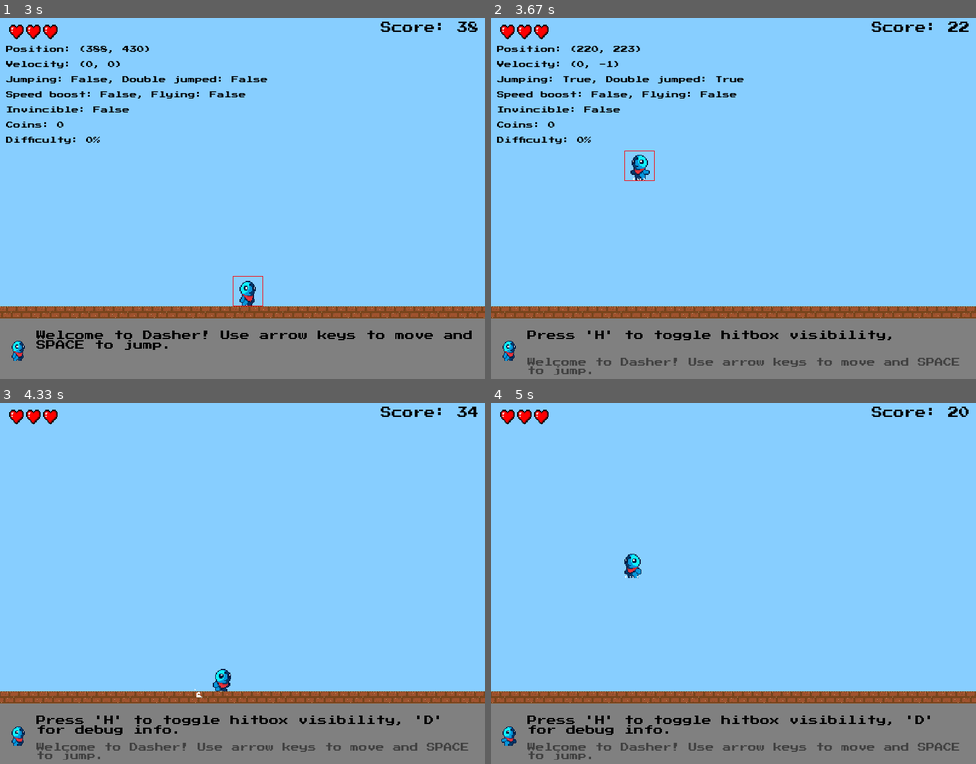
Above: before the commit, frames 1-4 (two rows, left to right).
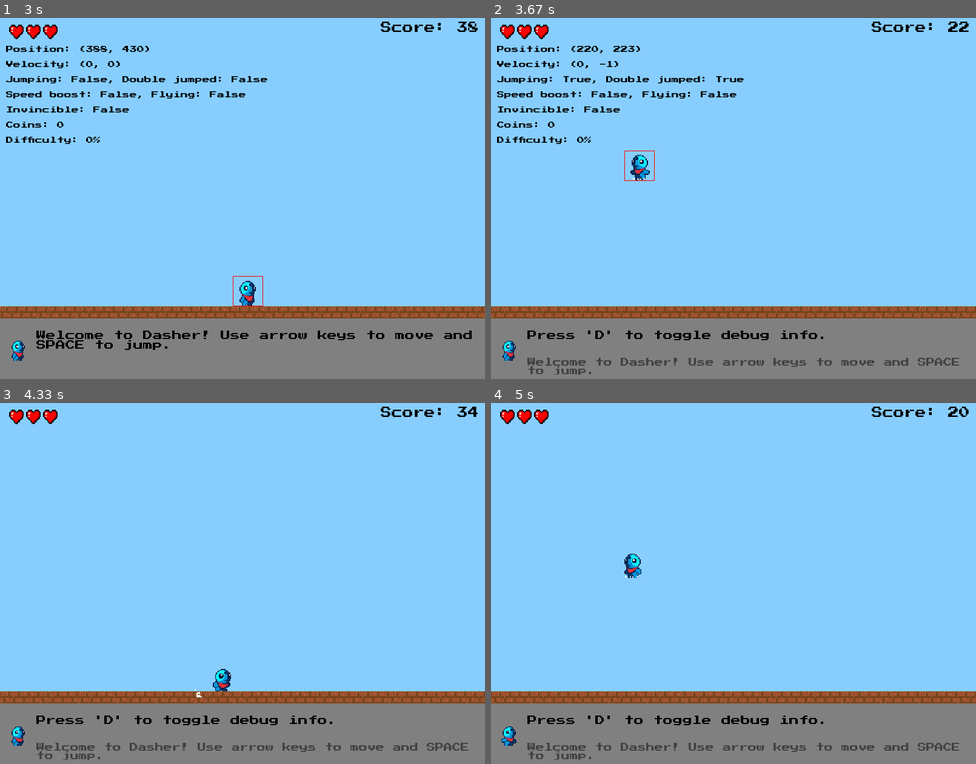
Above: after the commit, the same moments.

Repository: jakezhiming/dasher
Game: pygame game, started from main.py
Same seed, same stepped clock (60 frames per second), same inputs: the game is played once before the commit and once after it.
Inputs:
- Up to frame 1 (3 s): hold Right 0.33-0.8 s; hold Right 0.83-1.3 s; tap Space at 0.9, 1.2, 1.4, 1.7, 1.97, 2.27 s; tap D at 0.98 s; hold Left 1.33-1.87 s; hold Right 1.9-2.3 s
- Up to frame 2 (3.67 s): hold Left 3-3.47 s; tap Space at 3.07, 3.37 s
- Up to frame 3 (4.33 s): hold Right from 4 s (still down); tap Space at 4.07 s; tap D at 4.15 s
- Up to frame 4 (5 s): tap Space at 4.37, 4.57, 4.87 s; release Right at 4.47 s; hold Left from 4.5 s (still down)

Frame 1 is identical in both runs. In frame 2, 0.3% of the frame differs, in the area x 22-83%, y 86-90%; in frame 3, 0.5%, in the area x 7-91%, y 86-92%; in frame 4, 0.5%.

Commit message:
update constants

Diff:
--- a/constants.py
+++ b/constants.py
@@ -1,25 +1,42 @@
-import pygame
+# ===== PATHS =====
+FONT_PATH = "assets/fonts/press-start-2p.ttf"
+HEART_SPRITE_PATH = "assets/images/stats/heart pixel art 32x32.png"
 
-# Font path
-FONT_PATH = "assets/fonts/press-start-2p.ttf"
-
-# Screen dimensions
+# ===== SCREEN DIMENSIONS =====
 WIDTH = 800
 HEIGHT = 600
 STATUS_BAR_HEIGHT = 100
 PLAY_AREA_HEIGHT = HEIGHT - STATUS_BAR_HEIGHT
 
-# Physics constants
+# ===== PLAYER CONSTANTS =====
+# Player dimensions
+PLAYER_WIDTH = 50
+PLAYER_HEIGHT = 50
+PLAYER_INITIAL_X = 100
+PLAYER_INITIAL_Y = PLAY_AREA_HEIGHT - PLAYER_HEIGHT - 20
+
+# Player physics
 GRAVITY = 0.45
 JUMP_VELOCITY = -10
 BASE_MOVE_SPEED = 6
 SPEED_BOOST_MULTIPLIER = 1.25
-INVINCIBILITY_FROM_DAMAGE_DURATION = 2000
-INVINCIBILITY_DURATION = 5000
-IMMOBILIZED_DURATION = 1000
+
+# Player states
+INITIAL_LIVES = 3
+HURT_ANIMATION_DURATION = 500  # ms
+DEATH_ANIMATION_DURATION = 1500  # ms
+
+# Invincibility
+INVINCIBILITY_FROM_DAMAGE_DURATION = 2000  # ms
+INVINCIBILITY_DURATION = 5000  # ms
+IMMOBILIZED_DURATION = 1000  # ms
 MAX_BACKTRACK_DISTANCE = 1000  # How far left the player can go from their furthest right position
 
-# Difficulty scaling constants
+# ===== CAMERA CONSTANTS =====
+CAMERA_RIGHT_BOUNDARY_FACTOR = 0.5  # Player position at 50% of screen width when moving right
+CAMERA_LEFT_BOUNDARY_FACTOR = 0.3   # Player position at 30% of screen width when moving left
+
+# ===== DIFFICULTY SCALING =====
 DIFFICULTY_START_DISTANCE = 1000  # Distance at which difficulty starts increasing
 DIFFICULTY_MAX_DISTANCE = 20000   # Distance at which difficulty reaches maximum
 BASE_OBSTACLE_HEIGHT = 50         # Base height of obstacles
@@ -31,7 +48,34 @@
 MAX_PIT_WIDTH = 500               # Maximum pit width at highest difficulty
 BASE_POWERUP_CHANCE = 0.05        # Base chance of power-ups at lowest difficulty
 
-# Colors
+# ===== LEVEL GENERATION =====
+SEGMENT_LENGTH_MULTIPLIER = 3     # Generate segments 3x the screen width
+GRID_CELL_SIZE = 100              # Size of collision grid cells
+OBSTACLE_BUFFER = 10              # Buffer around obstacles for collision detection
+MIN_PLATFORM_WIDTH = 50           # Minimum width for platforms
+MAX_PLATFORM_WIDTH = 150          # Maximum width for platforms
+PLATFORM_EDGE_BUFFER = 60         # Buffer from edge of pit (per side)
+
+# ===== GAME OBJECT DIMENSIONS =====
+FLOOR_HEIGHT = 20
+COIN_SIZE = 20
+POWERUP_SIZE = 20
+DEFAULT_OBSTACLE_SIZE = 30
+
+# ===== UI CONSTANTS =====
+HEART_SPRITE_SIZE = 32
+MESSAGE_CHAR_DELAY = 5            # ms between characters in scrolling text
+DEFAULT_MESSAGE_DELAY = 5000      # ms between default messages
+WELCOME_MESSAGE = "Welcome to Dasher! Use arrow keys to move and SPACE to jump."
+CONTROLS_MESSAGE = "Press 'D' to toggle debug info."
+CONTROLS_MESSAGE_DELAY = 3000     # ms delay before showing controls message
+
+# ===== ANIMATION CONSTANTS =====
+PLAYER_ANIMATION_SPEED = 0.2      # Frames per second
+DEATH_ANIMATION_FRAME_DELAY = 150 # ms between death animation frames
+SPEED_BOOST_ANIMATION_FACTOR = 0.6 # Speed boost makes animation 40% faster
+
+# ===== COLORS =====
 BLACK = (0, 0, 0)
 WHITE = (255, 255, 255)
 DARK_GREY = (64, 64, 64)
@@ -46,8 +90,10 @@
 PURPLE = (147, 112, 219)   # Medium purple for invincibility flashing
 LIGHT_BLUE = (135, 206, 255) # Light blue for background
 BROWN = (139, 69, 19)      # Brown for floor and platforms
+WHITE_OVERLAY = (255, 255, 255, 128)  # Semi-transparent white for flashing effects
 
-# Game states
+# ===== GAME STATES =====
 GAME_RUNNING = 0
 GAME_LOST_MESSAGE = 1
 GAME_OVER = 2
+GAME_OVER_DISPLAY_DURATION = 3000  # ms to display game over screen
--- a/game_objects.py
+++ b/game_objects.py
@@ -1,7 +1,8 @@
 import pygame
 from constants import (
     BROWN, GREEN, YELLOW, BLUE, CYAN, MAGENTA, RED,
-    PLAY_AREA_HEIGHT, WIDTH
+    PLAY_AREA_HEIGHT, WIDTH, FLOOR_HEIGHT, COIN_SIZE,
+    POWERUP_SIZE, DEFAULT_OBSTACLE_SIZE
 )
 import math
 import random
@@ -31,8 +32,8 @@
             coin_path = "assets/images/powerups/coin.png"
             coin_sprite = pygame.image.load(coin_path).convert_alpha()
             # Resize to match the game's dimensions if needed
-            if coin_sprite.get_width() != 20 or coin_sprite.get_height() != 20:
-                coin_sprite = pygame.transform.scale(coin_sprite, (20, 20))
+            if coin_sprite.get_width() != COIN_SIZE or coin_sprite.get_height() != COIN_SIZE:
+                coin_sprite = pygame.transform.scale(coin_sprite, (COIN_SIZE, COIN_SIZE))
             print("Successfully loaded coin sprite")
         except Exception as e:
             print(f"Error loading coin sprite: {e}")
@@ -45,8 +46,8 @@
                 path = f"assets/images/powerups/powerup_{p_type}.png"
                 powerup_sprites[p_type] = pygame.image.load(path).convert_alpha()
                 # Resize to match the game's dimensions if needed
-                if powerup_sprites[p_type].get_width() != 20 or powerup_sprites[p_type].get_height() != 20:
-                    powerup_sprites[p_type] = pygame.transform.scale(powerup_sprites[p_type], (20, 20))
+                if powerup_sprites[p_type].get_width() != POWERUP_SIZE or powerup_sprites[p_type].get_height() != POWERUP_SIZE:
+                    powerup_sprites[p_type] = pygame.transform.scale(powerup_sprites[p_type], (POWERUP_SIZE, POWERUP_SIZE))
             print("Successfully loaded power-up sprites")
         except Exception as e:
             print(f"Error loading power-up sprites: {e}")
@@ -64,13 +65,13 @@
                 except Exception as e:
                     print(f"Error loading obstacle sprite {o_type}: {e}")
                     # Create a fallback colored square if sprite loading fails
-                    fallback = pygame.Surface((30, 30))
+                    fallback = pygame.Surface((DEFAULT_OBSTACLE_SIZE, DEFAULT_OBSTACLE_SIZE))
                     fallback.fill(GREEN)
                     obstacle_sprites.append(fallback)
 
             # If no obstacle sprites were loaded successfully, create a default one
             if not obstacle_sprites:
-                default = pygame.Surface((30, 30))
+                default = pygame.Surface((DEFAULT_OBSTACLE_SIZE, DEFAULT_OBSTACLE_SIZE))
                 default.fill(GREEN)
                 obstacle_sprites.append(default)
 
@@ -88,7 +89,7 @@
     def __init__(self, x, width):
         self.x = x
         self.width = width
-        self.height = 20
+        self.height = FLOOR_HEIGHT
         self.y = PLAY_AREA_HEIGHT - self.height
 
     def draw(self, screen, camera_x):
@@ -156,7 +157,7 @@
                 screen.blit(partial_texture, (tile_x, self.y))
 
 class Obstacle:
-    def __init__(self, x, y, width=30, height=30):
+    def __init__(self, x, y, width=DEFAULT_OBSTACLE_SIZE, height=DEFAULT_OBSTACLE_SIZE):
         self.x = x
         self.y = y
         self.width = width
@@ -268,8 +269,8 @@
     def __init__(self, x, y):
         self.x = x
         self.y = y
-        self.width = 20
-        self.height = 20
+        self.width = COIN_SIZE
+        self.height = COIN_SIZE
         # Animation variables
         self.animation_frame = 0
         self.animation_speed = 0.05
@@ -313,12 +314,11 @@
     def __init__(self, x, y, type):
         self.x = x
         self.y = y
+        self.width = POWERUP_SIZE
+        self.height = POWERUP_SIZE
         self.radius = 10
         self.type = type
         # Keep width and height properties for existing collision detection
-        self.width = self.radius * 2
-        self.height = self.radius * 2
-        # Update center coordinates
         self.update_center()
         # Animation variables
         self.animation_frame = 0
--- a/input_handler.py
+++ b/input_handler.py
@@ -1,5 +1,9 @@
 import pygame
-from constants import BASE_MOVE_SPEED, SPEED_BOOST_MULTIPLIER, JUMP_VELOCITY
+from constants import (
+    BASE_MOVE_SPEED, SPEED_BOOST_MULTIPLIER, JUMP_VELOCITY,
+    WIDTH, MAX_BACKTRACK_DISTANCE, CAMERA_RIGHT_BOUNDARY_FACTOR,
+    CAMERA_LEFT_BOUNDARY_FACTOR
+)
 
 # Global variables for input state
 space_key_pressed = False
@@ -56,16 +60,15 @@
 
 def update_scroll(player, camera_x):
     """Update the camera position based on player movement."""
-    from constants import WIDTH, MAX_BACKTRACK_DISTANCE
 
     # Calculate dynamic left boundary based on furthest right position
     dynamic_left_boundary = max(0, player.furthest_right_position - MAX_BACKTRACK_DISTANCE)
 
     # Follow player when moving right
-    if player.x > camera_x + WIDTH * 0.5:
-        camera_x = player.x - WIDTH * 0.5
+    if player.x > camera_x + WIDTH * CAMERA_RIGHT_BOUNDARY_FACTOR:
+        camera_x = player.x - WIDTH * CAMERA_RIGHT_BOUNDARY_FACTOR
     # Follow player when moving left
-    elif player.x < camera_x + WIDTH * 0.3:
-        camera_x = max(dynamic_left_boundary, player.x - WIDTH * 0.3)
+    elif player.x < camera_x + WIDTH * CAMERA_LEFT_BOUNDARY_FACTOR:
+        camera_x = max(dynamic_left_boundary, player.x - WIDTH * CAMERA_LEFT_BOUNDARY_FACTOR)
 
     return camera_x
--- a/level_generator.py
+++ b/level_generator.py
@@ -3,7 +3,9 @@
 from constants import (
     PLAY_AREA_HEIGHT, DIFFICULTY_START_DISTANCE, DIFFICULTY_MAX_DISTANCE,
     BASE_OBSTACLE_HEIGHT, BASE_OBSTACLE_WIDTH, MAX_OBSTACLE_CHANCE, MAX_PIT_CHANCE,
-    MIN_PIT_WIDTH, MAX_PIT_WIDTH, BASE_PIT_CHANCE, BASE_POWERUP_CHANCE
+    MIN_PIT_WIDTH, MAX_PIT_WIDTH, BASE_PIT_CHANCE, BASE_POWERUP_CHANCE,
+    SEGMENT_LENGTH_MULTIPLIER, GRID_CELL_SIZE, OBSTACLE_BUFFER,
+    MIN_PLATFORM_WIDTH, MAX_PLATFORM_WIDTH, PLATFORM_EDGE_BUFFER
 )
 from game_objects import Floor, Platform, Obstacle, Coin, PowerUp
 
@@ -17,7 +19,7 @@
     difficulty_factor = min(1.0, progress / (DIFFICULTY_MAX_DISTANCE - DIFFICULTY_START_DISTANCE))
 
     # Generate a larger segment at once (3x the previous size)
-    segment_length = width * 3
+    segment_length = width * SEGMENT_LENGTH_MULTIPLIER
     segment_end_x = new_x + segment_length
 
     # Pre-calculate the visible right edge
@@ -27,16 +29,15 @@
     generated_obstacles = []
 
     # Create a spatial grid for faster collision detection
-    grid_size = 100  # Size of each grid cell
     collision_grid = {}
 
     def add_to_collision_grid(obj, x, y, w, h):
         """Add an object to the collision grid for faster lookups"""
         # Calculate grid cells this object occupies
-        start_cell_x = int(x // grid_size)
-        end_cell_x = int((x + w) // grid_size)
-        start_cell_y = int(y // grid_size)
-        end_cell_y = int((y + h) // grid_size)
+        start_cell_x = int(x // GRID_CELL_SIZE)
+        end_cell_x = int((x + w) // GRID_CELL_SIZE)
+        start_cell_y = int(y // GRID_CELL_SIZE)
+        end_cell_y = int((y + h) // GRID_CELL_SIZE)
 
         # Add object to all cells it occupies
         for cell_x in range(start_cell_x, end_cell_x + 1):
@@ -51,10 +52,10 @@
         test_rect = pygame.Rect(x, y, width, height)
 
         # Calculate grid cells to check
-        start_cell_x = int(x // grid_size)
-        end_cell_x = int((x + width) // grid_size)
-        start_cell_y = int(y // grid_size)
-        end_cell_y = int((y + height) // grid_size)
+        start_cell_x = int(x // GRID_CELL_SIZE)
+        end_cell_x = int((x + width) // GRID_CELL_SIZE)
+        start_cell_y = int(y // GRID_CELL_SIZE)
+        end_cell_y = int((y + height) // GRID_CELL_SIZE)
 
         # Check for collisions in relevant grid cells only
         for cell_x in range(start_cell_x, end_cell_x + 1):
@@ -62,8 +63,8 @@
                 cell_key = (cell_x, cell_y)
                 if cell_key in collision_grid:
                     for _, obs_rect in collision_grid[cell_key]:
-                        # Add a small buffer around obstacles (10 pixels)
-                        buffer = 10
+                        # Add a small buffer around obstacles
+                        buffer = OBSTACLE_BUFFER
                         expanded_obs_rect = pygame.Rect(
                             obs_rect.x - buffer,
                             obs_rect.y - buffer,
@@ -90,15 +91,15 @@
 
             # Always add a platform above the pit for the player to use
             # Ensure the platform width is appropriate for the pit width
-            max_platform_width = min(150, pit_width - 120)  # Ensure there's at least 120px of space (60px on each side)
-            min_platform_width = min(50, max_platform_width)  # Ensure min_platform_width is not greater than max_platform_width
+            max_platform_width = min(MAX_PLATFORM_WIDTH, pit_width - 2*PLATFORM_EDGE_BUFFER)  # Ensure there's at least buffer space on each side
+            min_platform_width = min(MIN_PLATFORM_WIDTH, max_platform_width)  # Ensure min_platform_width is not greater than max_platform_width
 
             if max_platform_width >= min_platform_width:
                 platform_width = random.randint(min_platform_width, max_platform_width)
 
                 # Calculate valid range for platform placement
-                min_x_position = current_x - pit_width + 50  # 50px from left edge of pit
-                max_x_position = current_x - platform_width - 50  # 50px from right edge of pit
+                min_x_position = current_x - pit_width + PLATFORM_EDGE_BUFFER  # Buffer from left edge of pit
+                max_x_position = current_x - platform_width - PLATFORM_EDGE_BUFFER  # Buffer from right edge of pit
 
                 # Ensure we have a valid range
                 if max_x_position > min_x_position:
@@ -114,7 +115,7 @@
             else:
                 # If pit is too narrow for a platform, place a wider platform that extends beyond the pit
                 platform_width = 150
-                platform_x = current_x - pit_width - 50  # Place it starting before the pit
+                platform_x = current_x - pit_width - PLATFORM_EDGE_BUFFER  # Place it starting before the pit
                 platform_y = random.randint(100, PLAY_AREA_HEIGHT - 150)
                 new_platform = Platform(platform_x, platform_y, platform_width + 100)
                 platforms.append(new_platform)
--- a/main.py
+++ b/main.py
@@ -4,8 +4,9 @@
 # Import from our modules
 from constants import (
     WIDTH, HEIGHT, PLAY_AREA_HEIGHT, STATUS_BAR_HEIGHT,
-    GAME_RUNNING, GAME_LOST_MESSAGE, GAME_OVER,
-    BLUE, BLACK, RED
+    GAME_RUNNING, GAME_LOST_MESSAGE, GAME_OVER, GAME_OVER_DISPLAY_DURATION,
+    BLUE, BLACK, RED, SEGMENT_LENGTH_MULTIPLIER, WELCOME_MESSAGE,
+    CONTROLS_MESSAGE, CONTROLS_MESSAGE_DELAY, PLAYER_INITIAL_X, PLAYER_INITIAL_Y
 )
 from utils import render_retro_text, draw_background
 from player import Player
@@ -30,9 +31,9 @@
 # Initialize game
 player = Player()
 camera_x = 0
-rightmost_floor_end = 800
+rightmost_floor_end = WIDTH
 # Create initial floor that's wide enough for the starting area
-floors = [Floor(0, 800)]
+floors = [Floor(0, WIDTH)]
 platforms = []
 obstacles = []
 coins = []
@@ -43,9 +44,9 @@
 player_has_moved = False
 
 # Set initial messages
-message_manager.set_message("Welcome to Dasher! Use arrow keys to move and SPACE to jump.")
+message_manager.set_message(WELCOME_MESSAGE)
 # Add a message about the hitbox toggle after a delay
-pygame.time.set_timer(pygame.USEREVENT, 3000)  # 3 second delay
+pygame.time.set_timer(pygame.USEREVENT, CONTROLS_MESSAGE_DELAY)
 show_controls_message = True
 
 # Main loop
@@ -63,7 +64,7 @@
         if event.type == pygame.QUIT:
             running = False
         elif event.type == pygame.USEREVENT and show_controls_message:
-            message_manager.set_message("Press 'H' to toggle hitbox visibility, 'D' for debug info.")
+            message_manager.set_message(CONTROLS_MESSAGE)
             show_controls_message = False
 
     if game_state == GAME_RUNNING:
@@ -121,7 +122,7 @@
 
     elif game_state == GAME_LOST_MESSAGE:
         # Show game over message for a few seconds
-        if pygame.time.get_ticks() - game_over_timer > 3000:  # 3 seconds
+        if pygame.time.get_ticks() - game_over_timer > GAME_OVER_DISPLAY_DURATION:
             game_state = GAME_OVER
 
         # Continue drawing the game state
@@ -152,8 +153,8 @@
         # Reset the game
         player = Player()
         camera_x = 0
-        rightmost_floor_end = 800
-        floors = [Floor(0, 800)]
+        rightmost_floor_end = WIDTH
+        floors = [Floor(0, WIDTH)]
         platforms = []
         obstacles = []
         coins = []
--- a/player.py
+++ b/player.py
@@ -1,7 +1,9 @@
 import pygame
 from constants import (
     PLAY_AREA_HEIGHT, GRAVITY, INVINCIBILITY_DURATION, INVINCIBILITY_FROM_DAMAGE_DURATION, IMMOBILIZED_DURATION,
-    RED, DARK_RED, PURPLE, BLACK
+    RED, DARK_RED, PURPLE, BLACK, PLAYER_WIDTH, PLAYER_HEIGHT, PLAYER_INITIAL_X, PLAYER_INITIAL_Y,
+    PLAYER_ANIMATION_SPEED, HURT_ANIMATION_DURATION, DEATH_ANIMATION_DURATION, DEATH_ANIMATION_FRAME_DELAY,
+    SPEED_BOOST_ANIMATION_FACTOR, INITIAL_LIVES
 )
 from utils import collide
 from sprite_loader import get_frame, load_player_sprites, player_frames
@@ -9,10 +11,10 @@
 
 class Player:
     def __init__(self):
-        self.width = 50
-        self.height = 50
-        self.x = 100
-        self.y = PLAY_AREA_HEIGHT - self.height - 20
+        self.width = PLAYER_WIDTH
+        self.height = PLAYER_HEIGHT
+        self.x = PLAYER_INITIAL_X
+        self.y = PLAYER_INITIAL_Y
         self.vx = 0
         self.vy = 0
         self.jumping = False
@@ -23,7 +25,7 @@
         self.invincible_flash = False  # New variable to track flashing state
         self.invincible_flash_timer = 0  # Timer for flashing effect
         self.invincible_from_damage = False  # Track if invincibility is from damage
-        self.lives = 3
+        self.lives = INITIAL_LIVES
         self.score = 0
         self.coin_score = 0  # Separate score for coins
         self.speed_boost = False
@@ -40,7 +42,7 @@
 
         # Animation properties
         self.animation_frame = 0
-        self.animation_speed = 0.2  # Frames per second
+        self.animation_speed = PLAYER_ANIMATION_SPEED
         self.animation_timer = 0
         self.dust_animation_frame = 0
         self.dust_animation_timer = 0
@@ -50,14 +52,14 @@
         self.show_double_jump_dust = False
         self.hurt_animation_active = False
         self.hurt_animation_timer = 0
-        self.hurt_animation_duration = 500  # Show hurt animation for 500ms
+        self.hurt_animation_duration = HURT_ANIMATION_DURATION
 
         # Death animation properties
         self.dying = False
         self.death_animation_frame = 0
         self.death_animation_timer = 0
         self.death_animation_complete = False
-        self.death_animation_duration = 1500  # Total duration of death animation in ms
+        self.death_animation_duration = DEATH_ANIMATION_DURATION
 
         # Sprite dimensions (will be updated when sprites are loaded)
         self.sprite_width = self.width
@@ -76,7 +78,7 @@
 
         # Handle death animation separately with slower speed
         if self.dying:
-            if current_time - self.death_animation_timer > 150:  # Slower animation for death
+            if current_time - self.death_animation_timer > DEATH_ANIMATION_FRAME_DELAY:
                 self.death_animation_frame += 1
                 self.death_animation_timer = current_time
 
@@ -90,7 +92,7 @@
             animation_speed = self.animation_speed
             if self.speed_boost and 'run' in animation_key:
                 # Make running animation faster when speed boost is active
-                animation_speed *= 0.6  # 40% faster animation
+                animation_speed *= SPEED_BOOST_ANIMATION_FACTOR
 
             if current_time - self.animation_timer > 1000 * animation_speed:
                 self.animation_frame += 1
--- a/sprite_loader.py
+++ b/sprite_loader.py
@@ -1,5 +1,6 @@
 import pygame
 import os
+from constants import PLAYER_WIDTH, PLAYER_HEIGHT
 
 # Dictionary to store all loaded sprite sheets
 player_sprites = {
@@ -44,8 +45,8 @@
 }
 
 # Target size for player sprites (should match player's collision box)
-PLAYER_WIDTH = 50
-PLAYER_HEIGHT = 50
+PLAYER_SPRITE_WIDTH = PLAYER_WIDTH
+PLAYER_SPRITE_HEIGHT = PLAYER_HEIGHT
 
 def load_player_sprites():
     """Load all player sprite sheets and extract animation frames."""
@@ -143,11 +144,11 @@
 
         # Calculate new dimensions that maintain aspect ratio
         if aspect_ratio > 1:  # Wider than tall
-            new_width = PLAYER_WIDTH
-            new_height = int(PLAYER_WIDTH / aspect_ratio)
+            new_width = PLAYER_SPRITE_WIDTH
+            new_height = int(PLAYER_SPRITE_WIDTH / aspect_ratio)
         else:  # Taller than wide or square
-            new_height = PLAYER_HEIGHT
-            new_width = int(PLAYER_HEIGHT * aspect_ratio)
+            new_height = PLAYER_SPRITE_HEIGHT
+            new_width = int(PLAYER_SPRITE_HEIGHT * aspect_ratio)
 
         # Scale the frame
         scaled_frame = pygame.transform.scale(frame, (new_width, new_height))
@@ -181,7 +182,7 @@
         # Scale the dust effect to be proportional to the player size
         # Dust should be about 60% of player size
         dust_scale = 0.6
-        new_width = int(PLAYER_WIDTH * dust_scale)
+        new_width = int(PLAYER_SPRITE_WIDTH * dust_scale)
         new_height = int(new_width * (sheet_height / frame_width))  # Maintain aspect ratio
 
         # Scale the frame
@@ -217,6 +218,6 @@
         return player_frames[animation_key][frame_index]
     else:
         # Return a placeholder if the animation doesn't exist
-        placeholder = pygame.Surface((PLAYER_WIDTH, PLAYER_HEIGHT), pygame.SRCALPHA)
+        placeholder = pygame.Surface((PLAYER_SPRITE_WIDTH, PLAYER_SPRITE_HEIGHT), pygame.SRCALPHA)
         placeholder.fill((255, 0, 255))  # Fill with magenta for visibility
         return placeholder
--- a/ui.py
+++ b/ui.py
@@ -2,13 +2,15 @@
 from constants import (
     PLAY_AREA_HEIGHT, STATUS_BAR_HEIGHT, WIDTH, HEIGHT,
     BLACK, DARK_GREY, GRAY, RED,
-    INVINCIBILITY_FROM_DAMAGE_DURATION
+    INVINCIBILITY_FROM_DAMAGE_DURATION, HEART_SPRITE_PATH,
+    HEART_SPRITE_SIZE, MESSAGE_CHAR_DELAY, DEFAULT_MESSAGE_DELAY,
+    WHITE_OVERLAY
 )
 from utils import render_retro_text
 from sprite_loader import player_frames, get_frame
 
 heart_sprite = None
-heart_sprite_size = 0
+heart_sprite_size = HEART_SPRITE_SIZE
 heart_flash_time = 0
 heart_flash_duration = INVINCIBILITY_FROM_DAMAGE_DURATION
 
@@ -16,10 +18,9 @@
     """Load the heart sprite image."""
     global heart_sprite, heart_sprite_size
     try:
-        heart_path = "assets/images/stats/heart pixel art 32x32.png"
-        heart_sprite = pygame.image.load(heart_path).convert_alpha()
-        heart_sprite_size = 32
-        print(f"Successfully loaded heart sprite from {heart_path}")
+        heart_sprite = pygame.image.load(HEART_SPRITE_PATH).convert_alpha()
+        heart_sprite_size = HEART_SPRITE_SIZE
+        print(f"Successfully loaded heart sprite from {HEART_SPRITE_PATH}")
     except Exception as e:
         print(f"Error loading heart sprite: {e}")
         exit()
@@ -29,7 +30,7 @@
     global heart_flash_time
     heart_flash_time = pygame.time.get_ticks()
 
-def draw_heart(screen, x, y, size=32, color=None, flashing=False):
+def draw_heart(screen, x, y, size=HEART_SPRITE_SIZE, color=None, flashing=False):
     """Draw a heart at the specified position with the given size."""
     global heart_sprite, heart_sprite_size
 
@@ -44,7 +45,7 @@
     if flashing:
         # Create a white overlay
         white_overlay = pygame.Surface(sprite_to_use.get_size()).convert_alpha()
-        white_overlay.fill((255, 255, 255, 128))  # Semi-transparent white
+        white_overlay.fill(WHITE_OVERLAY)  # Semi-transparent white
         sprite_to_use.blit(white_overlay, (0, 0), special_flags=pygame.BLEND_RGBA_ADD)
 
     # Scale the sprite if needed
@@ -60,9 +61,9 @@
         self.target_message = ""
         self.display_index = 0
         self.last_char_time = 0
-        self.char_delay = 5  # Milliseconds between characters
+        self.char_delay = MESSAGE_CHAR_DELAY  # Milliseconds between characters
         self.last_default_time = 0
-        self.default_message_delay = 5000  # 5 seconds between default messages
+        self.default_message_delay = DEFAULT_MESSAGE_DELAY  # 5 seconds between default messages
         self.default_message_index = 0
 
         # Keep track of the last two messages
--- a/utils.py
+++ b/utils.py
@@ -1,5 +1,5 @@
 import pygame
-from constants import FONT_PATH
+from constants import FONT_PATH, LIGHT_BLUE, PLAY_AREA_HEIGHT
 
 # Font cache to store loaded fonts by size
 _font_cache = {}
@@ -78,6 +78,4 @@
 
 def draw_background(screen):
     """Draw a solid background."""
-    from constants import LIGHT_BLUE, PLAY_AREA_HEIGHT
-
     screen.fill(LIGHT_BLUE, (0, 0, screen.get_width(), PLAY_AREA_HEIGHT))
